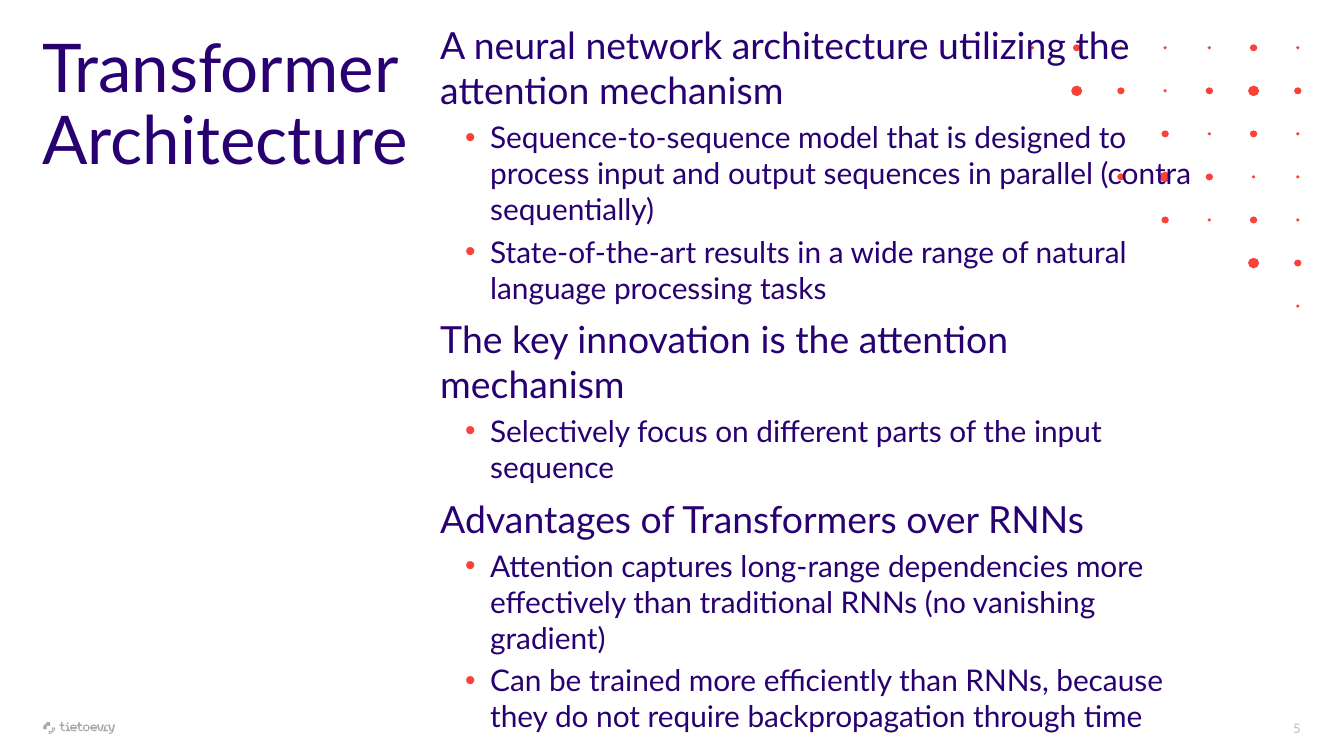
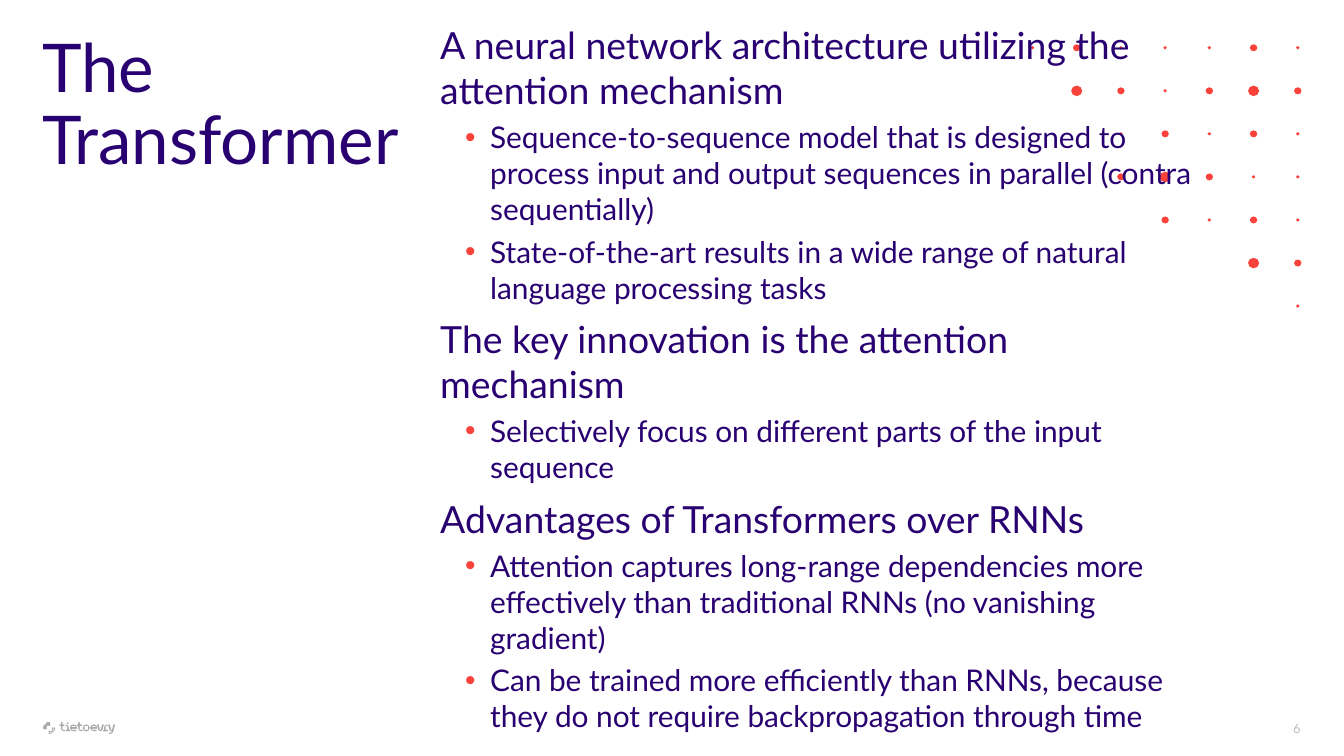
Before and after one commit to ratteripenta/transformers-seminar-workshop, a slide deck: slide 6 of presentations/transformers-seminar-workshop-1.pptx (slide 5 before the commit). Drawn at 1344x756 pixels with LibreOffice and Linux fonts; fonts in the diff are those of the drawing. Boxes give left, top, right and bottom in pixels: in the first picture for what was removed or moved away, otherwise in the second. Text is boxed around its words. In the diff, an @@ line names an element or a change of style, - is before the commit and + after.

```diff
--- a/presentations/transformers-seminar-workshop-1.pptx
+++ b/presentations/transformers-seminar-workshop-1.pptx
@@ title at (x1=42, y1=42, x2=398, y2=165): text changed @@
-Transformer Architecture
+The Transformer
```
Also in this commit, not shown: 1 other slide changed, 1 slide added.
